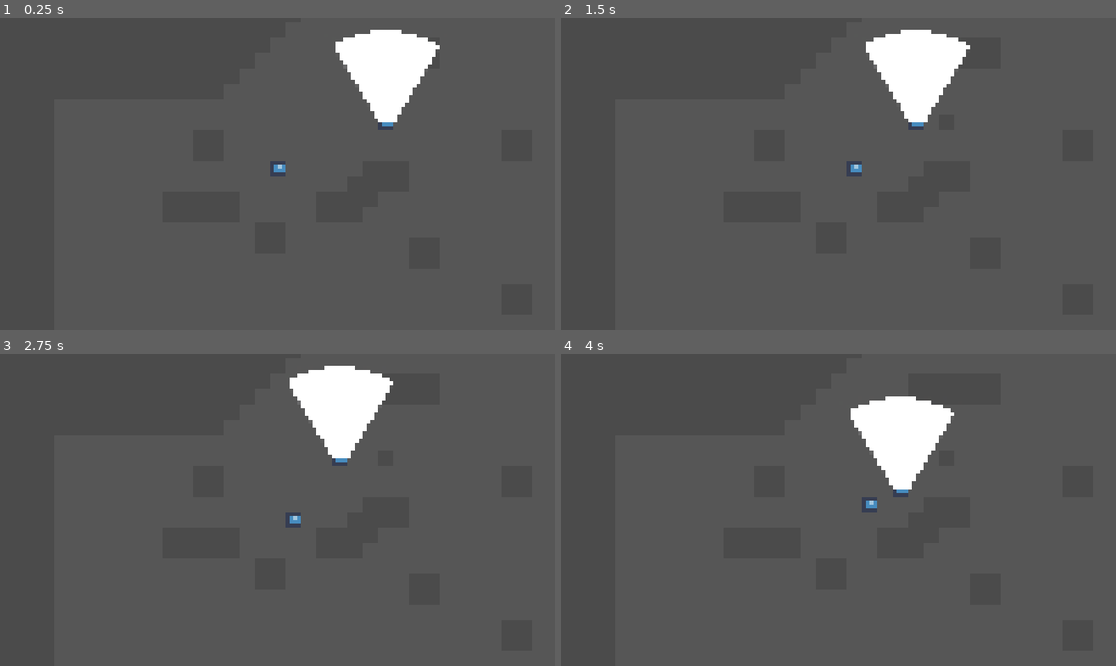
Above: before the commit, frames 1-4 (two rows, left to right).
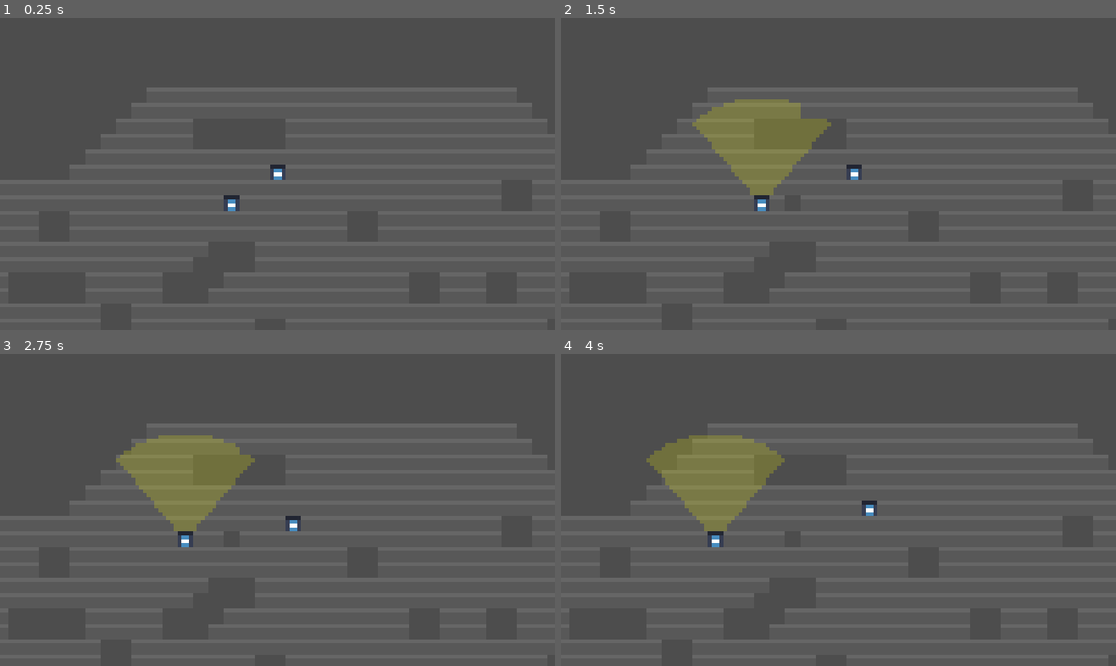
Above: after the commit, the same moments.

Repository: nexcoyocoatl/Projeto_Die_Hard
Game: Godot game, scene res://game.tscn
The game is run twice, just before and just after one commit, with the same random seed, the same clock (stepped at 60 frames per second) and the same inputs. The engine's default icon, where the game draws it, is replaced by a stand-in: a white triangle on a blue panel in a dark square.
Inputs:
- Up to frame 1 (0.25 s): no input
- Up to frame 2 (1.5 s): tap Enter at 0.5 s; hold Right (player_move_right) 0.53-1.28 s; tap Space at 1.25 s; hold Down (player_move_down) from 1.28 s (still down)
- Up to frame 3 (2.75 s): tap Enter at 2 s; release Down (player_move_down) at 2.03 s; hold Right (player_move_right) from 2.03 s (still down)
- Up to frame 4 (4 s): tap Space at 2.75 s; release Right (player_move_right) at 2.78 s; hold Up (player_move_up) 2.78-3.53 s; tap Enter at 3.5 s; hold Left (player_move_left) from 3.53 s (still down)

The runs differ from the first frame. In frame 1, 6.1% of the frame differs, in the area x 0-96%, y 3-98%; in frame 2, 11%; in frame 3, 11%; in frame 4, 11%, in the area x 0-96%, y 13-98%.

Commit message:
adicionado cone de visão com raycast

Diff:
--- a/game.tscn
+++ b/game.tscn
@@ -1,11 +1,10 @@
-[gd_scene load_steps=13 format=4 uid="uid://bc5f8g0ubj3k3"]
+[gd_scene load_steps=11 format=4 uid="uid://bc5f8g0ubj3k3"]
 
 [ext_resource type="Script" uid="uid://eeirddr4r3aw" path="res://main.gd" id="1_e2o6t"]
 [ext_resource type="Texture2D" uid="uid://nqs2fx680340" path="res://tile_logico.svg" id="2_7jktm"]
 [ext_resource type="PackedScene" uid="uid://clbdybjufnd0r" path="res://player.tscn" id="2_feb5d"]
 [ext_resource type="Texture2D" uid="uid://bf8bxnu0huryg" path="res://icon.svg" id="3_feb5d"]
 [ext_resource type="PackedScene" uid="uid://k2amkrrjelcl" path="res://npc.tscn" id="4_fc0e3"]
-[ext_resource type="Texture2D" uid="uid://b3q82vq3e2lyb" path="res://cone of vision.png" id="6_ryrav"]
 
 [sub_resource type="TileSetAtlasSource" id="TileSetAtlasSource_eow3j"]
 texture = ExtResource("3_feb5d")
@@ -55,18 +54,14 @@
 sources/1 = SubResource("TileSetAtlasSource_ryrav")
 sources/0 = SubResource("TileSetAtlasSource_eow3j")
 
+[sub_resource type="RectangleShape2D" id="RectangleShape2D_ryrav"]
+size = Vector2(32, 32)
+
 [sub_resource type="Curve2D" id="Curve2D_fc0e3"]
 _data = {
 "points": PackedVector2Array(0, 0, 0, 0, 176, 144, 0, 0, 0, 0, 592, 144, 0, 0, 0, 0, 592, 240, 0, 0, 0, 0, 176, 240, 0, 0, 0, 0, 176, 144)
 }
 point_count = 5
-
-[sub_resource type="Gradient" id="Gradient_ryrav"]
-offsets = PackedFloat32Array(0.013333334, 1)
-colors = PackedColorArray(0.29411766, 0.29411766, 0.29411766, 1, 0.29586652, 0.2958665, 0.2958665, 1)
-
-[sub_resource type="GradientTexture2D" id="GradientTexture2D_eow3j"]
-gradient = SubResource("Gradient_ryrav")
 
 [node name="Game" type="Node2D" groups=["Game"]]
 process_mode = 3
@@ -84,7 +79,7 @@
 tile_set = SubResource("TileSet_7jktm")
 
 [node name="Player" parent="Level" instance=ExtResource("2_feb5d")]
-position = Vector2(142, 348)
+position = Vector2(464, 176)
 
 [node name="Camera2D" type="Camera2D" parent="Level/Player"]
 drag_horizontal_enabled = true
@@ -92,34 +87,30 @@
 editor_draw_limits = true
 editor_draw_drag_margin = true
 
+[node name="Area2D" type="Area2D" parent="Level"]
+
+[node name="CollisionShape2D" type="CollisionShape2D" parent="Level/Area2D"]
+position = Vector2(464, 240)
+shape = SubResource("RectangleShape2D_ryrav")
+
+[node name="Area2D2" type="Area2D" parent="Level"]
+
+[node name="CollisionShape2D" type="CollisionShape2D" parent="Level/Area2D2"]
+position = Vector2(448, 320)
+shape = SubResource("RectangleShape2D_ryrav")
+
 [node name="Npc" parent="Level" node_paths=PackedStringArray("tilemap_layer", "player", "line_path", "path") instance=ExtResource("4_fc0e3")]
 position = Vector2(368, 240)
 tilemap_layer = NodePath("../Level1_LogicalTileMap")
 player = NodePath("../Player")
 line_path = NodePath("../Line2D")
 path = NodePath("../Path1")
-mode = 1
-
-[node name="PointLight2D" type="PointLight2D" parent="Level/Npc"]
-scale = Vector2(1.5, 1.5)
-energy = 2.0
-texture = ExtResource("6_ryrav")
-
-[node name="Polygon2D" type="Polygon2D" parent="Level/Npc"]
-position = Vector2(-368, -240)
-polygon = PackedVector2Array(352, 240, 256, 80, 288, 64, 352, 48, 384, 48, 448, 64, 480, 80, 384, 240)
 
 [node name="Path1" type="Path2D" parent="Level"]
+visible = false
 curve = SubResource("Curve2D_fc0e3")
 
 [node name="Line2D" type="Line2D" parent="Level"]
 points = PackedVector2Array(-40, -32)
 width = 1.0
 default_color = Color(1, 0, 0, 1)
-
-[node name="TEXTURASÓPRAVERALUZ" type="TextureRect" parent="."]
-offset_left = -528.0
-offset_top = -48.0
-offset_right = 1616.0
-offset_bottom = 1360.0
-texture = SubResource("GradientTexture2D_eow3j")
--- a/npc.gd
+++ b/npc.gd
@@ -5,18 +5,71 @@
 	FOLLOW
 }
 
+enum Direction {
+	UP,
+	DOWN,
+	LEFT,
+	RIGHT
+}
+
 @export var tilemap_layer : TileMapLayer = null
 @export var player : CharacterBody2D = null
+
+# Pathfinding
 @export var line_path : Line2D = null
-@export var tween_speed : float = 0.2
 @export var path : Path2D = null
 @export var mode : Mode = Mode.FOLLOW
-
 var pathfinding_grid : AStarGrid2D = AStarGrid2D.new()
 var patrol_path : Array = []
 var current_index : int
 
+# Movement
+@export var tween_speed : float = 0.2
+var moving = false
+var past_position : Vector2 = Vector2(0,0)
+var direction : Direction
+var cooldown : int = 0
+
+# Vision Cone
+@export var cone_ray_dist : int = 7
+@export var cone_ray_angle : int = 40
+var alert : bool = false
+var cone_ray : RayCast2D
+var cone_polygon : PackedVector2Array = []
+
+func _draw() -> void:
+	# Desenha polígono do cone de visão
+	if (cone_polygon.size() > 3): # Só tenta desenhar se tem um polígono
+		if (alert):
+			draw_polygon(cone_polygon, [Color(130.0, 0.0, 0.0, 0.2)])
+		else:
+			draw_polygon(cone_polygon, [Color(130.0, 130.0, 0.0, 0.2)])
+
+func _process(_delta) -> void:
+	if (moving):
+		match direction:
+			Direction.UP:
+				cone_ray.rotation_degrees = 180
+			Direction.DOWN:
+				cone_ray.rotation_degrees = 0
+			Direction.LEFT:
+				cone_ray.rotation_degrees = 90
+			Direction.RIGHT:
+				cone_ray.rotation_degrees = 270
+
+		create_cone()
+
 func _ready() -> void:
+	# Vision Cone
+	cone_ray = $ConeRay
+	cone_ray_dist *= GlobalVariables.TILE_SIZE
+	cone_ray.target_position = Vector2(0,cone_ray_dist)
+	cone_ray.collide_with_areas = true # Colide com areas2d também
+
+	#create_cone() # Cria cone pela primeira vez (desnecessário)
+
+	# Pathfinding
+	# TODO: Mudar para o Game(main.gd) maior parte da lógica
 	line_path.global_position = Vector2(GlobalVariables.TILE_SIZE/2.0, GlobalVariables.TILE_SIZE/2.0)
 	pathfinding_grid.region = tilemap_layer.get_used_rect()
 	pathfinding_grid.cell_size = Vector2(GlobalVariables.TILE_SIZE, GlobalVariables.TILE_SIZE)
@@ -43,6 +96,30 @@
 		#var is_solid : bool = tilemap_layer.get_cell_tile_data(cell).get_collision_polygons_count(0) > 0
 		#pathfinding_grid.set_point_solid(cell, is_solid)
 
+# Cria polígono do cone de visão
+func create_cone():
+	alert = 0
+	cone_polygon.clear()
+	cone_polygon.append(cone_ray.position) # Posição do NPC
+	var original_rotation = cone_ray.rotation_degrees
+
+	# Raycaster do ângulo de visão
+	for i in range(-cone_ray_angle, cone_ray_angle+1):
+		cone_ray.rotation_degrees = original_rotation + i
+		cone_ray.force_raycast_update()
+		if (cone_ray.is_colliding()):
+			# Dá pra fazer por aqui direto ou pelo collision shape
+			if (cone_ray.get_collider() == get_tree().get_nodes_in_group("Player")[0]):
+				cone_polygon.append(cone_ray.to_global(cone_ray.target_position) - cone_ray.to_global(Vector2.ZERO))
+				if (!alert):
+					alert = 1
+			else:
+				cone_polygon.append(cone_ray.get_collision_point() - cone_ray.to_global(Vector2.ZERO))
+				continue
+		cone_polygon.append(cone_ray.to_global(cone_ray.target_position) - cone_ray.to_global(Vector2.ZERO))
+	cone_ray.rotation_degrees = original_rotation
+	queue_redraw()
+
 func _generate_patrol_path() -> void:
 	patrol_path.clear()
 	var length: float = path.curve.get_baked_length()
@@ -63,6 +140,7 @@
 		patrol_path.append(cell)
 
 func receive_points():
+	moving = true
 	if mode == Mode.FOLLOW:
 		follow_player()
 	elif mode == Mode.PATROL:
@@ -122,4 +200,5 @@
 	tween.tween_callback(move_finished)
 
 func move_finished() -> void:
+	moving = false
 	get_tree().call_group("Game", "child_done_confirmation")
--- a/npc.tscn
+++ b/npc.tscn
@@ -16,3 +16,6 @@
 
 [node name="CollisionShape2D" type="CollisionShape2D" parent="."]
 shape = SubResource("RectangleShape2D_7jktm")
+
+[node name="ConeRay" type="RayCast2D" parent="."]
+target_position = Vector2(0, 224)
